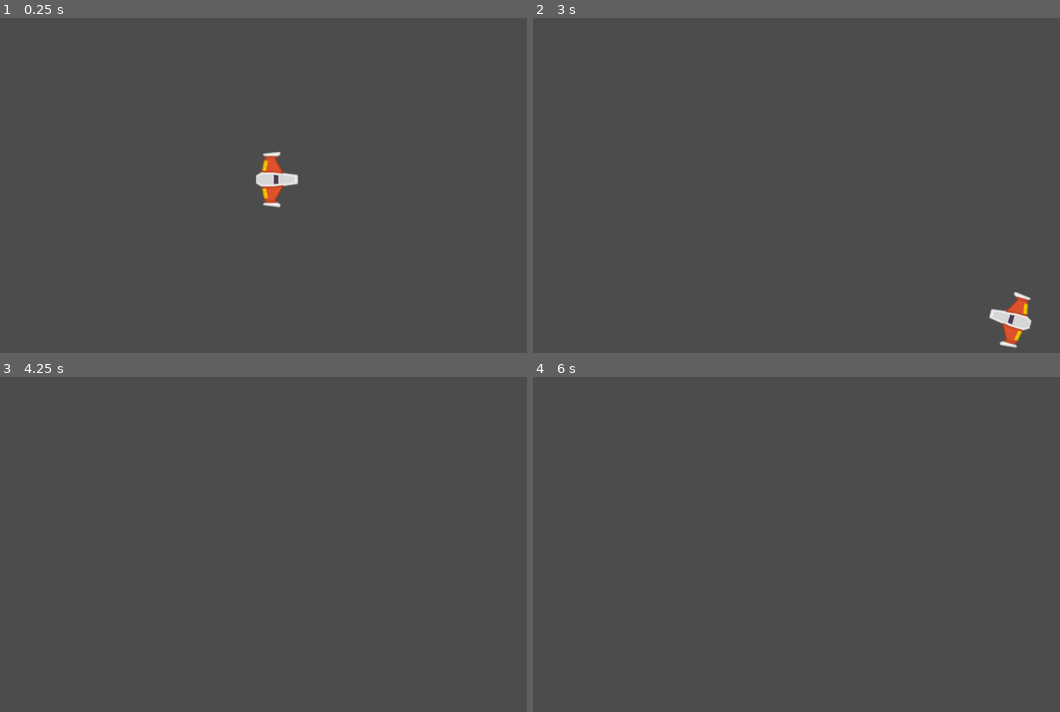
Above: before the commit, frames 1-4 (two rows, left to right).
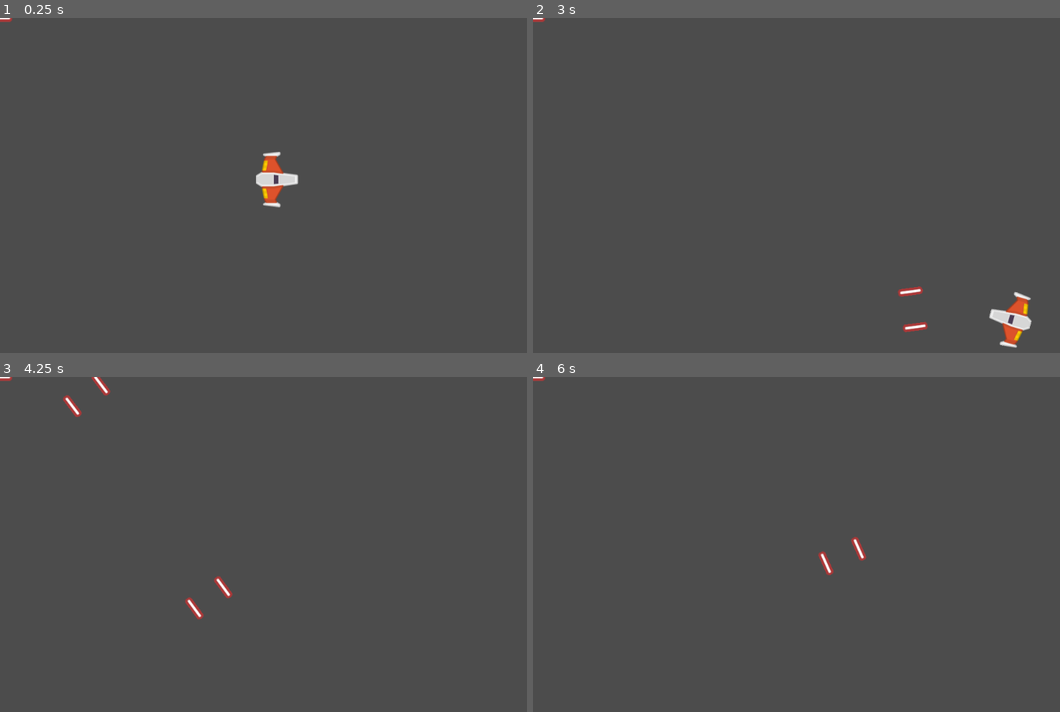
Above: after the commit, the same moments.

Repository: Law2512/Space
Game: Godot game, scene res://Juego/Niveles/NivelTest.tscn
Same seed, same stepped clock (60 frames per second), same inputs: the game is played once before the commit and once after it. The project has no main scene, so this scene is started directly.
Inputs:
- Up to frame 1 (0.25 s): no input
- Up to frame 2 (3 s): tap Enter at 0.5 s; hold W (moverAdelante) 0.53-1.28 s; hold Space (disparoPrincipal, bound only after the commit) 0.53-1.28 s; hold S (moverAtras) 1.28-2.03 s; tap A (moverAntiHorario) at 1.35 s; tap Space (disparoPrincipal, bound only after the commit) at 1.55, 2.3, 2.85 s; hold D (moverHorario) 2.03-2.78 s; hold W (moverAdelante) from 2.03 s (still down)
- Up to frame 3 (4.25 s): release W (moverAdelante) at 3.53 s; hold S (moverAtras) from 3.53 s (still down); hold Space (disparoPrincipal, bound only after the commit) from 3.53 s (still down)
- Up to frame 4 (6 s): release Space (disparoPrincipal, bound only after the commit) at 4.28 s; tap A (moverAntiHorario) at 4.35 s; tap Space (disparoPrincipal, bound only after the commit) at 4.55, 5.3, 5.75, 5.85 s; hold D (moverHorario) 5.03-5.78 s; release S (moverAtras) at 5.78 s; hold W (moverAdelante) from 5.78 s (still down)

The runs differ from the first frame. In frame 1, less than 0.1% of the frame differs, in the area x 0-3%, y 0-2%; in frame 2, 0.2%; in frame 3, 0.4%, in the area x 0-45%, y 0-73%; in frame 4, 0.2%.

Commit message:
Agregado el Disparo Principal

Diff:
--- /dev/null
+++ b/Juego/Autoloads/Eventos.gd
@@ -0,0 +1,3 @@
+extends Node
+
+signal disparo(proyectil)
--- /dev/null
+++ b/Juego/Niveles/Nivel.gd
@@ -0,0 +1,27 @@
+#Nivel.gd
+class_name Nivel
+extends Node2D
+
+##Atributos Onready
+onready var contenedorProyectiles:Node
+
+##Metodos
+func _ready() -> void:
+	Eventos.connect("disparo", self, "onDisparo")
+	crearContenedores()
+
+##Metodos Custom
+func conectarSeniales() -> void:
+	Eventos.connect("disparo", self, "onDisparo")
+
+func crearContenedores() -> void:
+	contenedorProyectiles = Node.new()
+	contenedorProyectiles.name = "ContenedorProyectiles"
+	add_child(contenedorProyectiles)
+
+func onDisparo(proyectil:Proyectil) -> void:
+	contenedorProyectiles.add_child(proyectil)
+
+# Called every frame. 'delta' is the elapsed time since the previous frame.
+#func _process(delta: float) -> void:
+#	pass
--- a/Juego/Niveles/NivelTest.tscn
+++ b/Juego/Niveles/NivelTest.tscn
@@ -1,8 +1,13 @@
-[gd_scene load_steps=2 format=2]
+[gd_scene load_steps=4 format=2]
 
 [ext_resource path="res://Juego/Ship/Player/Player.tscn" type="PackedScene" id=1]
+[ext_resource path="res://Juego/Proyectiles/Proyectil.tscn" type="PackedScene" id=2]
+[ext_resource path="res://Juego/Niveles/Nivel.gd" type="Script" id=3]
 
 [node name="NivelTest" type="Node2D"]
+script = ExtResource( 3 )
 
 [node name="Player" parent="." instance=ExtResource( 1 )]
 position = Vector2( 494.441, 289.173 )
+
+[node name="Proyectil" parent="." instance=ExtResource( 2 )]
--- /dev/null
+++ b/Juego/Proyectiles/Canion.gd
@@ -0,0 +1,54 @@
+#Canion.gd
+class_name Canion
+extends Node2D
+
+##Atributos export
+export var proyectil:PackedScene = null
+export var cadenciaDisparo:float = 0.8
+export var velocidadProyectil:int = 100
+export var danioProyectil:int = 1
+
+##Atributos onready
+onready var timerEnfriamiento:Timer = $Enfriamiento
+onready var disparoSFX:AudioStreamPlayer2D = $DisparosSFX
+onready var estaEnfriado:bool = true
+onready var estaDisparando:bool = false setget setEstaDisparando
+
+##Atributos
+var puntosDisparo:Array = []
+
+##Setters y Getters
+func setEstaDisparando(disparando: bool) -> void:
+	estaDisparando = disparando
+
+##Metodos
+func _ready() -> void:
+	almacenarPuntosDisparo()
+	timerEnfriamiento.wait_time = cadenciaDisparo
+
+func _process(delta: float) -> void:
+	if estaDisparando and estaEnfriado:
+		disparar()
+
+##Metodos Custom
+func almacenarPuntosDisparo() -> void:
+	for nodo in get_children():
+		if nodo is Position2D:
+			puntosDisparo.append(nodo)
+
+func disparar() -> void:
+	estaEnfriado = false
+	disparoSFX.play()
+	timerEnfriamiento.start()
+	for puntoDisparo in puntosDisparo:
+		var newProyectil:Proyectil = proyectil.instance()
+		newProyectil.crear(
+			puntoDisparo.global_position,
+			get_owner().rotation, velocidadProyectil,
+			danioProyectil
+		)
+		Eventos.emit_signal("disparo", newProyectil)
+
+
+func _on_Enfriamiento_timeout() -> void:
+	estaEnfriado = true
--- /dev/null
+++ b/Juego/Proyectiles/Canion.tscn
@@ -0,0 +1,23 @@
+[gd_scene load_steps=4 format=2]
+
+[ext_resource path="res://Juego/Proyectiles/Canion.gd" type="Script" id=1]
+[ext_resource path="res://Juego/Proyectiles/Proyectil.tscn" type="PackedScene" id=2]
+[ext_resource path="res://Juego/Proyectiles/DisparoSFX.ogg" type="AudioStream" id=3]
+
+[node name="Canion" type="Node2D"]
+script = ExtResource( 1 )
+proyectil = ExtResource( 2 )
+cadenciaDisparo = 0.25
+velocidadProyectil = 1600
+
+[node name="PuntoIzquierdo" type="Position2D" parent="."]
+
+[node name="PuntoDerecho" type="Position2D" parent="."]
+
+[node name="DisparosSFX" type="AudioStreamPlayer2D" parent="."]
+stream = ExtResource( 3 )
+bus = "SFX"
+
+[node name="Enfriamiento" type="Timer" parent="."]
+
+[connection signal="timeout" from="Enfriamiento" to="." method="_on_Enfriamiento_timeout"]
--- /dev/null
+++ b/Juego/Proyectiles/Proyectil.gd
@@ -0,0 +1,20 @@
+#Proyectil.gd
+class_name Proyectil
+extends Area2D
+
+##Atributos
+var velocidad:Vector2 = Vector2.ZERO
+var danio:float
+
+##Metodos
+func _physics_process(delta: float) -> void:
+	position += velocidad * delta
+
+func crear(pos: Vector2, dir: float, vel: float, danioP: int) -> void:
+	position = pos
+	rotation = dir
+	velocidad = Vector2(vel, 0).rotated(dir)
+
+
+func _on_VisibilityNotifier2D_screen_exited() -> void:
+	queue_free()
--- /dev/null
+++ b/Juego/Proyectiles/Proyectil.tscn
@@ -0,0 +1,27 @@
+[gd_scene load_steps=4 format=2]
+
+[ext_resource path="res://Juego/Proyectiles/proyectilJugador.png" type="Texture" id=1]
+[ext_resource path="res://Juego/Proyectiles/Proyectil.gd" type="Script" id=2]
+
+[sub_resource type="CapsuleShape2D" id=1]
+radius = 8.77487
+height = 33.2001
+
+[node name="Proyectil" type="Area2D"]
+script = ExtResource( 2 )
+
+[node name="Sprite" type="Sprite" parent="."]
+position = Vector2( -0.167831, 0.0431595 )
+rotation = 1.5708
+scale = Vector2( 1.5, 1.2 )
+texture = ExtResource( 1 )
+
+[node name="CollisionShape2D" type="CollisionShape2D" parent="."]
+rotation = 1.5708
+shape = SubResource( 1 )
+
+[node name="VisibilityNotifier2D" type="VisibilityNotifier2D" parent="."]
+position = Vector2( -0.11136, 0.0556838 )
+scale = Vector2( 2.24726, 0.660345 )
+
+[connection signal="screen_exited" from="VisibilityNotifier2D" to="." method="_on_VisibilityNotifier2D_screen_exited"]
--- a/Juego/Ship/Player/Player.gd
+++ b/Juego/Ship/Player/Player.gd
@@ -5,6 +5,9 @@
 ##Atributos Export
 export var potenciaMotor:int = 20
 export var potenciaRotacion:int = 280
+
+##Atributos Onready
+onready var canion:Canion = $Canion
 
 ##Atributos
 var empuje:Vector2 = Vector2.ZERO
@@ -20,6 +23,7 @@
 
 ##Custom Metods
 func playerInput() -> void:
+	##Empuje
 	empuje = Vector2.ZERO
 	if Input.is_action_pressed("moverAdelante"):
 		empuje = Vector2(potenciaMotor, 0)
@@ -32,3 +36,10 @@
 		dirRotacion -= 1
 	elif Input.is_action_pressed("moverHorario"):
 		dirRotacion += 1
+
+	##Disparo
+	if Input.is_action_pressed("disparoPrincipal"):
+		canion.setEstaDisparando(true)
+
+	if Input.is_action_just_released("disparoPrincipal"):
+		canion.setEstaDisparando(false)
--- a/Juego/Ship/Player/Player.tscn
+++ b/Juego/Ship/Player/Player.tscn
@@ -1,8 +1,9 @@
-[gd_scene load_steps=5 format=2]
+[gd_scene load_steps=6 format=2]
 
 [ext_resource path="res://Juego/Ship/Player/player_orange.png" type="Texture" id=1]
 [ext_resource path="res://Juego/Ship/Player/MaterialFisico.tres" type="PhysicsMaterial" id=2]
 [ext_resource path="res://Juego/Ship/Player/Player.gd" type="Script" id=3]
+[ext_resource path="res://Juego/Proyectiles/Canion.tscn" type="PackedScene" id=4]
 
 [sub_resource type="CircleShape2D" id=1]
 radius = 36.1996
@@ -21,3 +22,13 @@
 
 [node name="CollisionShape2D" type="CollisionShape2D" parent="."]
 shape = SubResource( 1 )
+
+[node name="Canion" parent="." instance=ExtResource( 4 )]
+
+[node name="PuntoIzquierdo" parent="Canion" index="0"]
+position = Vector2( 0, -32 )
+
+[node name="PuntoDerecho" parent="Canion" index="1"]
+position = Vector2( 0, 32 )
+
+[editable path="Canion"]
--- /dev/null
+++ b/default_bus_layout.tres
@@ -0,0 +1,9 @@
+[gd_resource type="AudioBusLayout" format=2]
+
+[resource]
+bus/1/name = "SFX"
+bus/1/solo = false
+bus/1/mute = false
+bus/1/bypass_fx = false
+bus/1/volume_db = -11.4624
+bus/1/send = "Master"
--- a/project.godot
+++ b/project.godot
@@ -9,19 +9,41 @@
 config_version=4
 
 _global_script_classes=[ {
+"base": "Node2D",
+"class": "Canion",
+"language": "GDScript",
+"path": "res://Juego/Proyectiles/Canion.gd"
+}, {
+"base": "Node2D",
+"class": "Nivel",
+"language": "GDScript",
+"path": "res://Juego/Niveles/Nivel.gd"
+}, {
 "base": "RigidBody2D",
 "class": "Player",
 "language": "GDScript",
 "path": "res://Juego/Ship/Player/Player.gd"
+}, {
+"base": "Area2D",
+"class": "Proyectil",
+"language": "GDScript",
+"path": "res://Juego/Proyectiles/Proyectil.gd"
 } ]
 _global_script_class_icons={
-"Player": ""
+"Canion": "",
+"Nivel": "",
+"Player": "",
+"Proyectil": ""
 }
 
 [application]
 
 config/name="Space"
 config/icon="res://icon.png"
+
+[autoload]
+
+Eventos="*res://Juego/Autoloads/Eventos.gd"
 
 [input]
 
@@ -45,6 +67,11 @@
 "events": [ Object(InputEventKey,"resource_local_to_scene":false,"resource_name":"","device":0,"alt":false,"shift":false,"control":false,"meta":false,"command":false,"pressed":false,"scancode":65,"unicode":0,"echo":false,"script":null)
  ]
 }
+disparoPrincipal={
+"deadzone": 0.5,
+"events": [ Object(InputEventKey,"resource_local_to_scene":false,"resource_name":"","device":0,"alt":false,"shift":false,"control":false,"meta":false,"command":false,"pressed":false,"scancode":32,"unicode":0,"echo":false,"script":null)
+ ]
+}
 
 [physics]
 
Not shown, added: Juego/Proyectiles/DisparoSFX.ogg.import
Binary file added: Juego/Proyectiles/proyectilJugador.png
Not shown, added: Juego/Proyectiles/proyectilJugador.png.import
Not shown, added: Juego/Proyectiles/DisparoSFX.ogg
